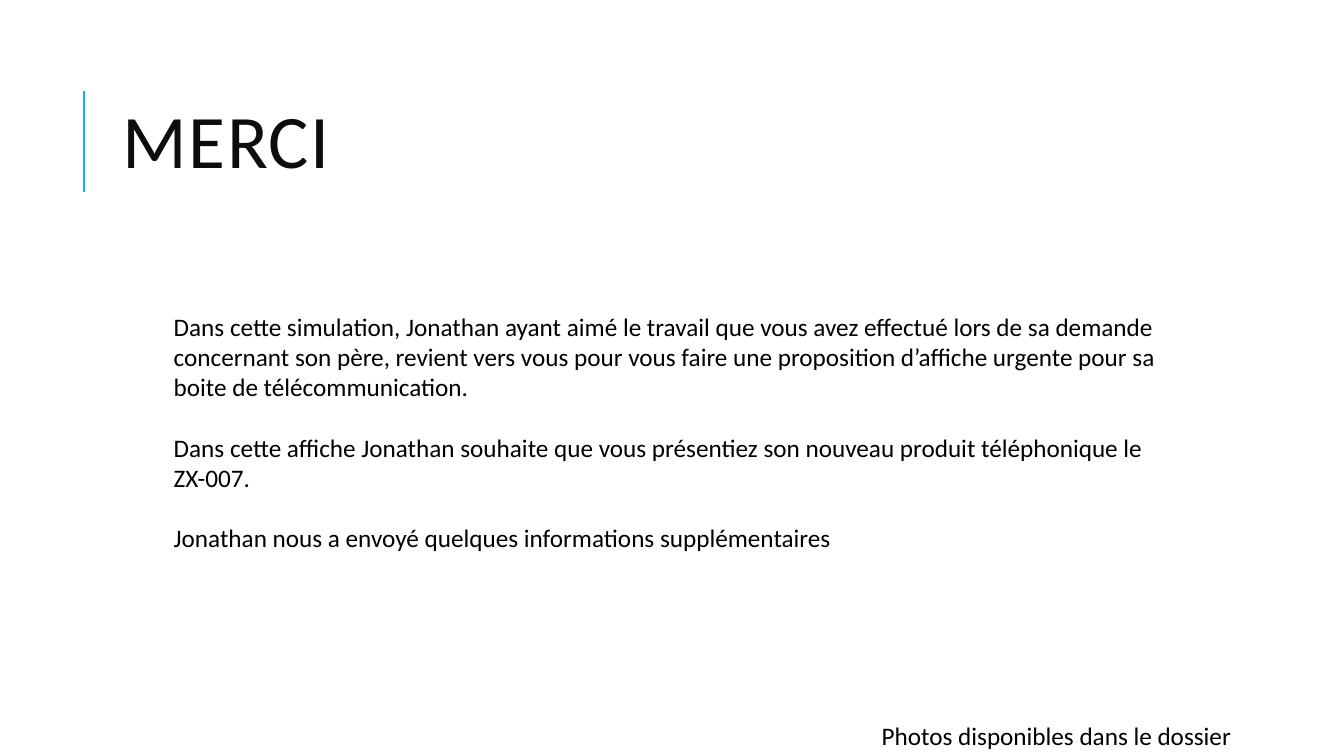
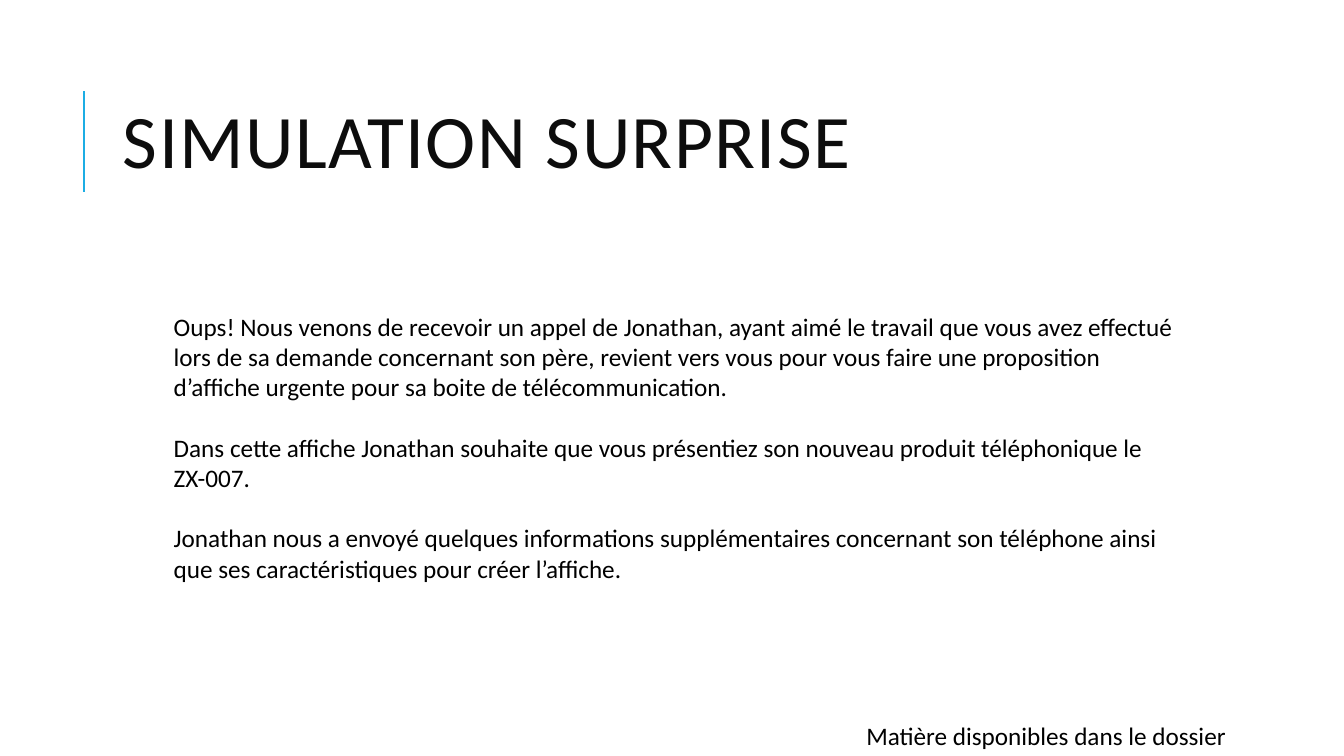
Before and after one commit to lasridouae/Photoshop-Web-Design, a slide deck: slide 12 of 4. Avoir une base d’images HQR (High Quality Resources)/Avoir une base d’images HQR (High Quality Resources).pptx (slide 5 before the commit). Drawn at 1344x756 pixels with LibreOffice and Linux fonts; fonts in the diff are those of the drawing. Boxes give left, top, right and bottom in pixels: in the first picture for what was removed or moved away, otherwise in the second. Text is boxed around its words. In the diff, an @@ line names an element or a change of style, - is before the commit and + after.

```diff
--- a/4. Avoir une base d’images HQR (High Quality Resources)/Avoir une base d’images HQR (High Quality Resources).pptx
+++ b/4. Avoir une base d’images HQR (High Quality Resources)/Avoir une base d’images HQR (High Quality Resources).pptx
@@ title at <box>123,119,850,169</box>: text changed @@
-MERCI
+SIMULATION SURPRISE
@@ text at <box>174,318,1172,401</box>: text changed @@
-Dans cette simulation, Jonathan ayant aimé le travail que vous avez effectué lors de sa demande concernant son père, revient vers vous pour vous faire une proposition d’affiche urgente pour sa boite de télécommunication.
+Oups! Nous venons de recevoir un appel de Jonathan, ayant aimé le travail que vous avez effectué lors de sa demande concernant son père, revient vers vous pour vous faire une proposition d’affiche urgente pour sa boite de télécommunication.
@@ text at <box>174,529,1156,582</box>: text changed @@
-Jonathan nous a envoyé quelques informations supplémentaires
+Jonathan nous a envoyé quelques informations supplémentaires concernant son téléphone ainsi que ses caractéristiques pour créer l’affiche.
@@ text at <box>866,727,1225,749</box>: text changed @@
-Photos disponibles dans le dossier Simulation
+Matière disponibles dans le dossier Simulation
```
Also in this commit, not shown: 8 slides added, 1 slide removed, 4 other files.
